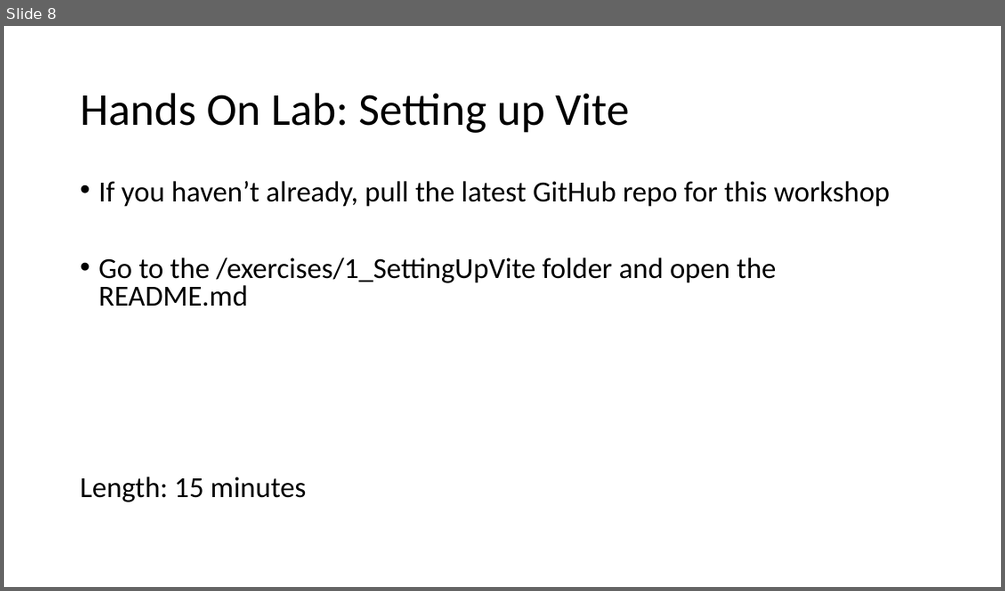
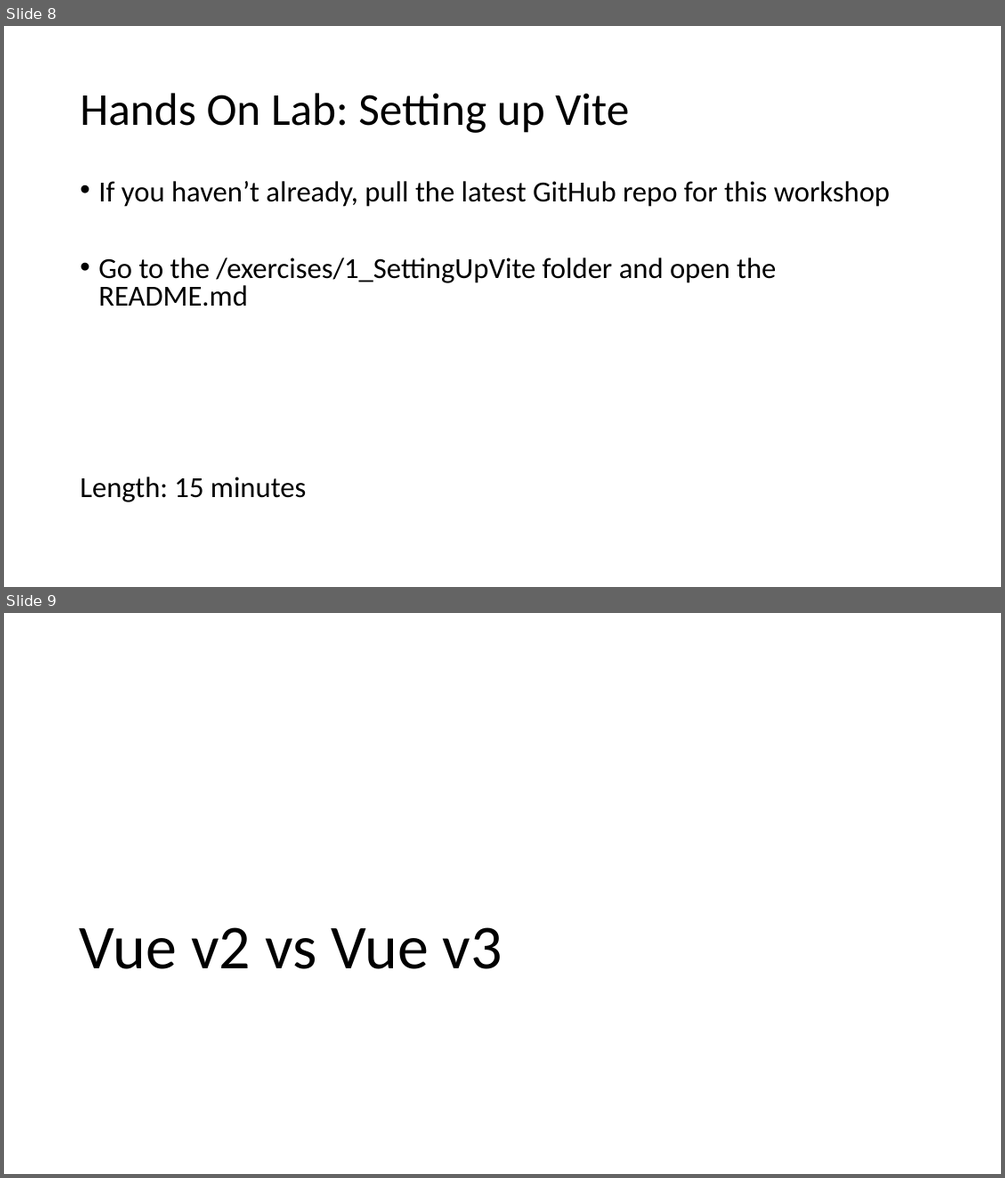
Before and after one commit to 1kevgriff/Workshop-SPA-with-ASPNETCORE-VueJS, a slide deck: Slides/2_VueJS.pptx. Shown one above the other, each under a label of ours: slide 8 before the commit, slides 8 and 9 after it. The pictures are 1005x591 and 1005x1178 pixels, drawn with LibreOffice and Linux fonts; fonts in the diff are those of the drawing. Boxes give left, top, right and bottom in pixels: in the first picture for what was removed or moved away, otherwise in the second. Text is boxed around its words. In the diff, an @@ line names an element or a change of style, - is before the commit and + after.

```diff
--- a/Slides/2_VueJS.pptx
+++ b/Slides/2_VueJS.pptx
@@ slide 9 added at box(4, 613, 1001, 1174), background #FFFFFF @@
@@ title added at box(80, 927, 502, 969), 60 pt, text #000000 @@
+Vue v2 vs Vue v3
```
Also in this commit, not shown: 1 slide changed, 12 other slides added, 22 other files.
